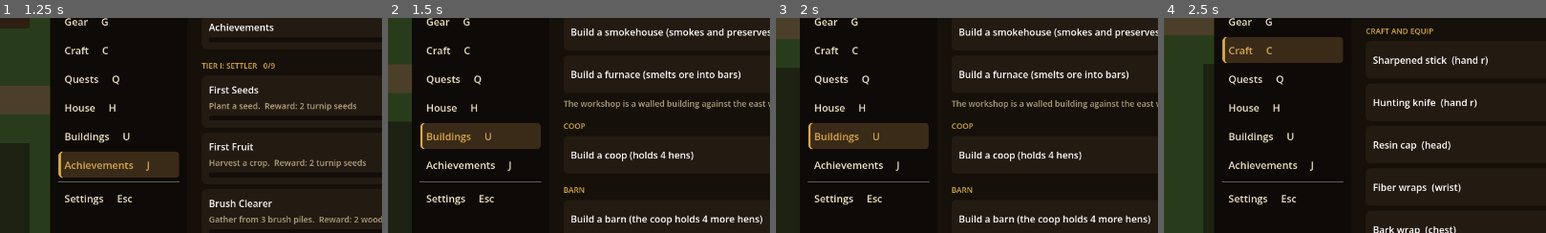
Above: before the commit, frames 1-4 (left to right).
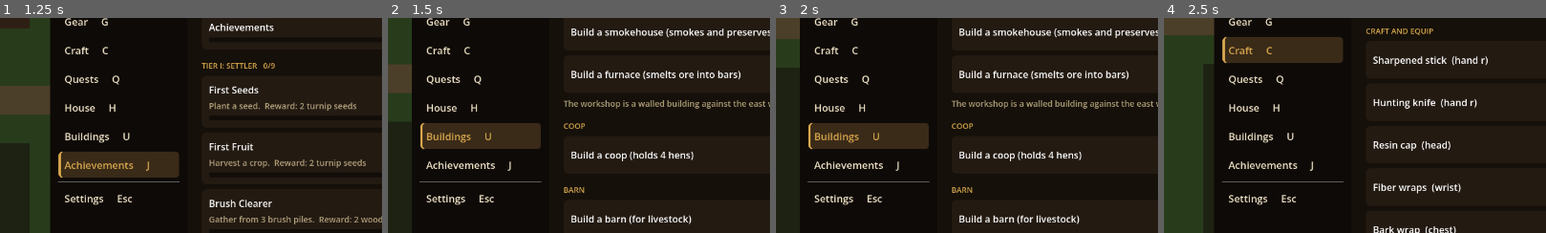
Above: after the commit, the same moments.

Repository: joshj1108/CrowCreekHollow
Game: Godot game, scene res://scenes/main.tscn
Two runs of this game, one before a commit and one after it. Both use one fixed random seed, a clock stepped at 60 frames per second and the inputs below.
Inputs (mouse positions are % of the whole screen's width and height, from its top left):
- Up to frame 1 (1.25 s): tap Enter at 0.5 s; move the mouse to (72, 45) at 0.52 s; hold D (move_right) from 0.53 s (still down); tap J (achievements) at 0.6 s; click (72, 45) at 0.67 s
- Up to frame 2 (1.5 s): move the mouse to (30, 55) at 1.27 s; release D (move_right) at 1.28 s; hold S (move_down) from 1.28 s (still down); tap U (buildings) at 1.35 s
- Up to frame 3 (2 s): keep holding S (move_down)
- Up to frame 4 (2.5 s): tap A (move_left) at 2 s; move the mouse to (60, 28) at 2.02 s; release S (move_down) at 2.03 s; hold D (move_right) from 2.03 s (still down); tap C (craft) at 2.1 s
The pictures show only the part of the screen within x 4-54%, y 31-81%; the shares and areas given below are measured in that part.

Frame 1 is identical in both runs. In frame 2, 0.7% of the frame differs, in the area x 64-98%, y 91-97%; in frame 3, 0.7%; in frame 4, nothing differs.

Commit message:
Make the barn a separate livestock building
The barn is for livestock and no longer ties into the coop: it doesn't
need the coop built first, and it doesn't change how many hens the coop
holds. Livestock aren't in the game yet, so for now it simply stands.

Co-Authored-By: Claude Haiku 5.5 <noreply@anthropic.com>
Claude-Session: https://claude.ai/code/session_016EvHBYyFANDWxunM27u84C

Diff:
--- a/scripts/main.gd
+++ b/scripts/main.gd
@@ -461,8 +461,7 @@
 const COOP_COST := {"wood": 6, "fiber": 4, "level": 2}
 const COOP_HENS_MAX := 4
 const BARN_SIZE := Vector2i(3, 2)          # the barn is 3 wide and 2 deep, on open grass
-const BARN_COST := {"wood": 10, "fiber": 6, "level": 4}
-const BARN_EXTRA_HENS := 4                 # with a barn, the coop holds this many more hens
+const BARN_COST := {"wood": 10, "fiber": 6, "level": 4}   # the barn is for livestock, kept apart from the coop
 const HEN_PRICE := 12
 const HEN_FEED_CROPS := 1
 const HEN_LEAVE_DAYS := 2     # unfed this many days in a row, and a hen wanders off
@@ -1633,7 +1632,7 @@
 	else:
 		rows.append({
 			"name": "Hens",
-			"value": "%d of %d, %d coins each" % [hens, _hens_max(), HEN_PRICE],
+			"value": "%d of %d, %d coins each" % [hens, COOP_HENS_MAX, HEN_PRICE],
 			"button": "Buy hen",
 			"action": "buy_hen",
 			"enabled": _can_buy_hen(),
@@ -1726,17 +1725,15 @@
 	rows.append({"section": "Barn"})
 	if not barn_built:
 		rows.append({
-			"name": "Build a barn (the coop holds %d more hens)" % BARN_EXTRA_HENS,
+			"name": "Build a barn (for livestock)",
 			"value": _price_text(BARN_COST),
 			"button": "Build",
 			"action": "build_barn",
 			"enabled": _can_build("barn"),
 		})
-		if not coop_built:
-			rows.append({"note": "The barn needs the coop built first."})
+		rows.append({"note": "The barn is for livestock. Livestock are still to come, so for now it simply stands."})
 	else:
 		rows.append(_placed_row("Barn", "barn", barn_tile, "move_barn"))
-		rows.append({"note": "With the barn standing, the coop holds %d hens." % _hens_max()})
 	return rows
 
 
@@ -1875,7 +1872,7 @@
 		_feed_hens()
 		return
 	if kind == Tile.BARN:
-		_show_message("The barn stands here. With it, the coop holds %d hens." % _hens_max())
+		_show_message("The barn is for livestock, which are still to come.")
 		return
 	if kind == Tile.CELLAR:
 		_toggle_tab("Cellar")
@@ -3991,9 +3988,9 @@
 	return BARN_COST if kind == "barn" else COOP_COST
 
 
-# A building can be built once, from the Buildings menu. A barn needs the coop first.
+# A building can be built once, from the Buildings menu.
 func _can_build(kind: String) -> bool:
-	if _is_built(kind) or (kind == "barn" and not coop_built):
+	if _is_built(kind):
 		return false
 	var cost := _build_cost(kind)
 	return _level("Carpentry") >= int(cost["level"]) \
@@ -4014,10 +4011,7 @@
 		_show_message("You can only build on the farm.")
 		return
 	if not _is_built(kind) and not _can_build(kind):
-		if kind == "barn" and not coop_built:
-			_show_message("A barn needs the coop built first.")
-		else:
-			_show_message("A %s needs %s." % [kind, _price_text(_build_cost(kind))])
+		_show_message("A %s needs %s." % [kind, _price_text(_build_cost(kind))])
 		return
 	placing = kind
 	_close_panel()
@@ -4056,7 +4050,7 @@
 	placing = ""
 	_apply_storage_tiles()
 	if kind == "barn":
-		_show_message("The barn stands here now. With it, the coop holds %d hens." % _hens_max())
+		_show_message("The barn stands here now. Livestock will be kept here when they arrive.")
 	else:
 		_show_message("The coop stands here now. Stand beside it, facing it, and press Space to feed the hens.")
 
@@ -4087,18 +4081,13 @@
 			placement_ghost.draw_rect(_tile_rect(top + Vector2i(dx, dy)), fill)
 
 
-# The coop holds COOP_HENS_MAX hens, and a barn makes room for BARN_EXTRA_HENS more.
-func _hens_max() -> int:
-	return COOP_HENS_MAX + (BARN_EXTRA_HENS if barn_built else 0)
-
-
 func _can_buy_hen() -> bool:
-	return coop_built and hens < _hens_max() and money >= HEN_PRICE
+	return coop_built and hens < COOP_HENS_MAX and money >= HEN_PRICE
 
 
 func _buy_hen() -> void:
 	if not _can_buy_hen():
-		_show_message("A hen costs %d coins, and the coop holds %d." % [HEN_PRICE, _hens_max()])
+		_show_message("A hen costs %d coins, and the coop holds %d." % [HEN_PRICE, COOP_HENS_MAX])
 		return
 	money -= HEN_PRICE
 	hens += 1
Not shown, changed: DESIGN.md
